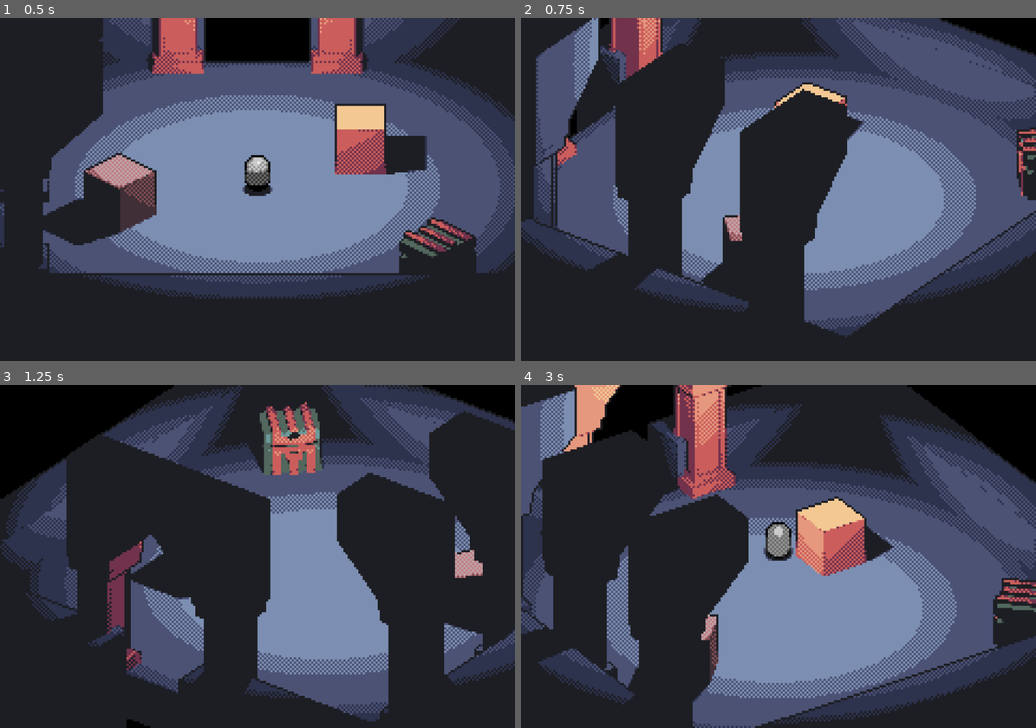
Above: before the commit, frames 1-4 (two rows, left to right).
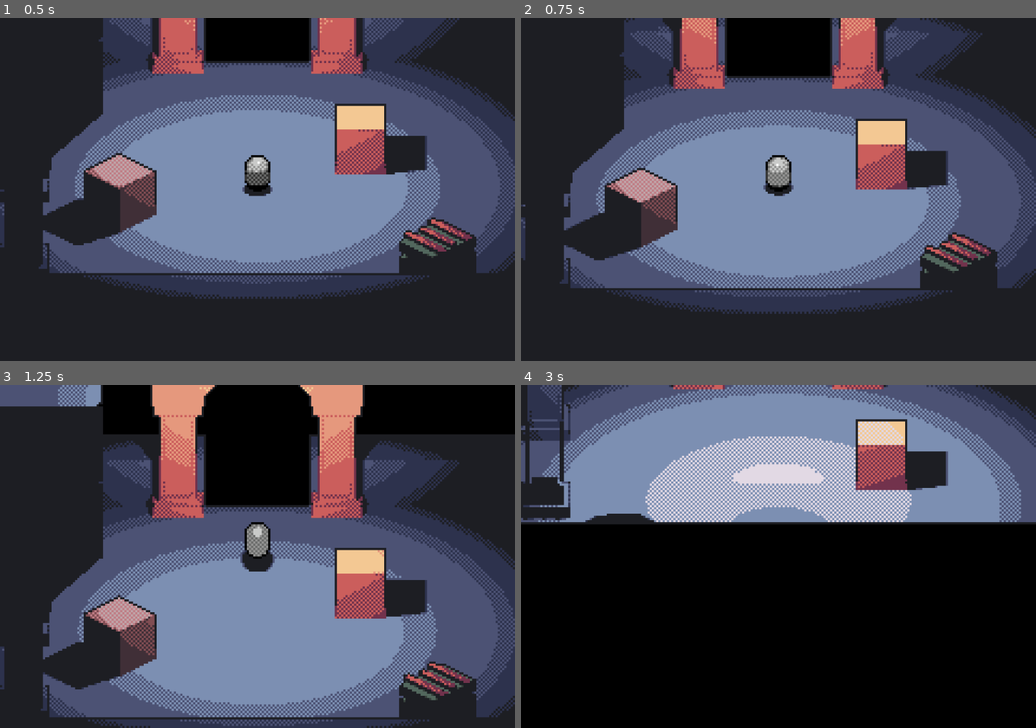
Above: after the commit, the same moments.

Repository: voxelith/pirate-game-jam-16
Game: Godot game, scene res://scenes/main.tscn
Same seed, same stepped clock (60 frames per second), same inputs: the game is played once before the commit and once after it.
Inputs (mouse positions are in pixels of both pictures, inside the frame that each line leads up to):
- Up to frame 1 (0.5 s): no input
- Up to frame 2 (0.75 s): tap Enter at 0.5 s; move the mouse to (804, 189) at 0.52 s; hold W (move_up) from 0.53 s (still down)
- Up to frame 3 (1.25 s): keep holding W (move_up); tap Space (jump) at 0.77 s
- Up to frame 4 (3 s): keep holding W (move_up); move the mouse to (752, 556) at 1.27 s; tap Space (jump) at 1.52 s; move the mouse to (788, 549) at 2.02 s; move the mouse to (773, 563) at 2.77 s

Frame 1 is identical in both runs. In frame 2, 54% of the frame differs, in the area x 0-100%, y 0-94%; in frame 3, 70%; in frame 4, 98%, in the area x 0-100%, y 0-100%.

Commit message:
Pause Menu
Here the pause menu.
It has bugs!

Diff:
--- /dev/null
+++ b/assets/pause_menu.tscn
@@ -0,0 +1,132 @@
+[gd_scene load_steps=7 format=3 uid="uid://bvtc472n443kt"]
+
+[ext_resource type="Script" path="res://scripts/pause_menu.gd" id="1_224kl"]
+[ext_resource type="Theme" uid="uid://buyj7atvoig18" path="res://assets/ui/theme.tres" id="1_qsy5g"]
+
+[sub_resource type="ShaderMaterial" id="ShaderMaterial_bfrco"]
+
+[sub_resource type="Animation" id="Animation_4xrgw"]
+resource_name = "blur"
+length = 0.3
+tracks/0/type = "value"
+tracks/0/imported = false
+tracks/0/enabled = true
+tracks/0/path = NodePath("PanelContainer:modulate")
+tracks/0/interp = 1
+tracks/0/loop_wrap = true
+tracks/0/keys = {
+"times": PackedFloat32Array(0, 0.3),
+"transitions": PackedFloat32Array(1, 1),
+"update": 0,
+"values": [Color(1, 1, 1, 0), Color(1, 1, 1, 1)]
+}
+tracks/1/type = "value"
+tracks/1/imported = false
+tracks/1/enabled = true
+tracks/1/path = NodePath("ColorRect:color")
+tracks/1/interp = 1
+tracks/1/loop_wrap = true
+tracks/1/keys = {
+"times": PackedFloat32Array(0, 0.3),
+"transitions": PackedFloat32Array(1, 1),
+"update": 0,
+"values": [Color(0, 0, 0, 0), Color(0, 0, 0, 0.498039)]
+}
+
+[sub_resource type="Animation" id="Animation_k6h1o"]
+length = 0.001
+tracks/0/type = "value"
+tracks/0/imported = false
+tracks/0/enabled = true
+tracks/0/path = NodePath("PanelContainer:modulate")
+tracks/0/interp = 1
+tracks/0/loop_wrap = true
+tracks/0/keys = {
+"times": PackedFloat32Array(0),
+"transitions": PackedFloat32Array(1),
+"update": 0,
+"values": [Color(1, 1, 1, 0)]
+}
+tracks/1/type = "value"
+tracks/1/imported = false
+tracks/1/enabled = true
+tracks/1/path = NodePath("ColorRect:color")
+tracks/1/interp = 1
+tracks/1/loop_wrap = true
+tracks/1/keys = {
+"times": PackedFloat32Array(0),
+"transitions": PackedFloat32Array(1),
+"update": 0,
+"values": [Color(0, 0, 0, 0)]
+}
+
+[sub_resource type="AnimationLibrary" id="AnimationLibrary_02x0u"]
+_data = {
+"RESET": SubResource("Animation_k6h1o"),
+"blur": SubResource("Animation_4xrgw")
+}
+
+[node name="PauseMenu" type="Control"]
+process_mode = 3
+layout_mode = 3
+anchors_preset = 15
+anchor_right = 1.0
+anchor_bottom = 1.0
+grow_horizontal = 2
+grow_vertical = 2
+script = ExtResource("1_224kl")
+
+[node name="ColorRect" type="ColorRect" parent="."]
+layout_mode = 1
+anchors_preset = 15
+anchor_right = 1.0
+anchor_bottom = 1.0
+grow_horizontal = 2
+grow_vertical = 2
+color = Color(0, 0, 0, 0)
+
+[node name="PanelContainer" type="PanelContainer" parent="."]
+modulate = Color(1, 1, 1, 0)
+material = SubResource("ShaderMaterial_bfrco")
+layout_mode = 1
+anchors_preset = 8
+anchor_left = 0.5
+anchor_top = 0.5
+anchor_right = 0.5
+anchor_bottom = 0.5
+offset_left = -90.0
+offset_top = -60.5
+offset_right = 90.0
+offset_bottom = 60.5
+grow_horizontal = 2
+grow_vertical = 2
+
+[node name="VBoxContainer" type="VBoxContainer" parent="PanelContainer"]
+layout_mode = 2
+size_flags_vertical = 4
+
+[node name="Resume" type="Button" parent="PanelContainer/VBoxContainer"]
+layout_mode = 2
+size_flags_vertical = 4
+theme = ExtResource("1_qsy5g")
+text = "Resume"
+
+[node name="Options" type="Button" parent="PanelContainer/VBoxContainer"]
+layout_mode = 2
+theme = ExtResource("1_qsy5g")
+disabled = true
+text = "Options"
+
+[node name="Quit" type="Button" parent="PanelContainer/VBoxContainer"]
+layout_mode = 2
+theme = ExtResource("1_qsy5g")
+text = "Quit"
+
+[node name="AnimationPlayer" type="AnimationPlayer" parent="."]
+libraries = {
+"": SubResource("AnimationLibrary_02x0u")
+}
+
+[connection signal="pressed" from="PanelContainer/VBoxContainer/Resume" to="." method="_on_resume_pressed"]
+[connection signal="pressed" from="PanelContainer/VBoxContainer/Options" to="." method="_on_options_pressed"]
+[connection signal="pressed" from="PanelContainer/VBoxContainer/Quit" to="." method="_on_quit_pressed"]
--- a/assets/player.tscn
+++ b/assets/player.tscn
@@ -1,7 +1,8 @@
-[gd_scene load_steps=13 format=3 uid="uid://bqibs67j86o33"]
+[gd_scene load_steps=14 format=3 uid="uid://bqibs67j86o33"]
 
 [ext_resource type="Script" path="res://scripts/player.gd" id="1_muvjw"]
 [ext_resource type="Shader" path="res://shaders/pixelart_stylizer_object.gdshader" id="3_2hp4s"]
+[ext_resource type="PackedScene" uid="uid://bvtc472n443kt" path="res://assets/pause_menu.tscn" id="4_d36rn"]
 [ext_resource type="Texture2D" uid="uid://dmwxnncpp2o5a" path="res://palettes/bw-6.png" id="4_ht1v3"]
 
 [sub_resource type="StandardMaterial3D" id="StandardMaterial3D_nw5lh"]
@@ -118,3 +119,5 @@
 libraries = {
 "": SubResource("AnimationLibrary_3c0qm")
 }
+
+[node name="PauseMenu" parent="." instance=ExtResource("4_d36rn")]
--- a/project.godot
+++ b/project.godot
@@ -96,6 +96,11 @@
 "events": [Object(InputEventJoypadMotion,"resource_local_to_scene":false,"resource_name":"","device":-1,"axis":2,"axis_value":1.0,"script":null)
 ]
 }
+pause_menu={
+"deadzone": 0.5,
+"events": [Object(InputEventKey,"resource_local_to_scene":false,"resource_name":"","device":-1,"window_id":0,"alt_pressed":false,"shift_pressed":false,"ctrl_pressed":false,"meta_pressed":false,"pressed":false,"keycode":0,"physical_keycode":4194305,"key_label":0,"unicode":0,"location":0,"echo":false,"script":null)
+]
+}
 
 [rendering]
 
--- /dev/null
+++ b/scripts/pause_menu.gd
@@ -0,0 +1,38 @@
+extends Control
+
+@onready var blur: AnimationPlayer = $AnimationPlayer
+@onready var resum_button: Button = find_child("Resume")
+@onready var quit_button: Button = find_child("Quit")
+
+func _ready():
+	$AnimationPlayer.play("RESET")
+	#pass
+
+func resume():
+	get_tree().paused = true
+	Input.set_mouse_mode(Input.MOUSE_MODE_CAPTURED)
+	$AnimationPlayer.play_backwards("blur")
+	$PanelContainer.mouse_filter = $PanelContainer.MOUSE_FILTER_IGNORE
+
+func  pause():
+	get_tree().paused = false
+	Input.set_mouse_mode(Input.MOUSE_MODE_VISIBLE)
+	$AnimationPlayer.play("blur")
+
+func _process(delta:):
+	esc()
+
+func esc():
+	if Input.is_action_just_pressed("pause_menu") and get_tree().paused == false:
+		pause()
+	elif Input.is_action_just_pressed("pause_menu") and get_tree().paused == true:
+		resume()
+
+func _on_resume_pressed() -> void:
+	resume()
+
+func _on_options_pressed() -> void:
+	pass # Replace with function body.
+
+func _on_quit_pressed() -> void:
+	get_tree().quit()
